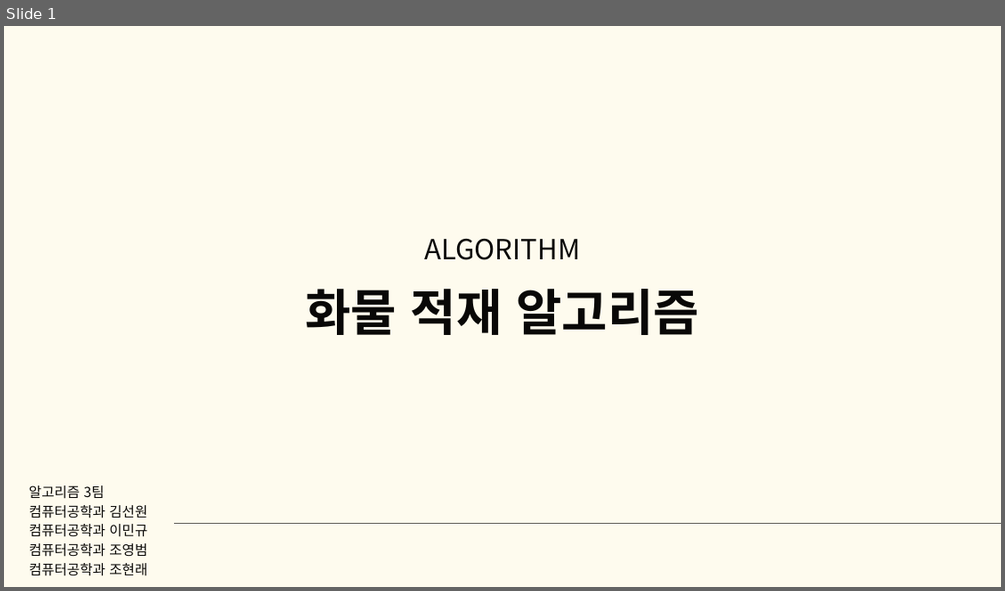
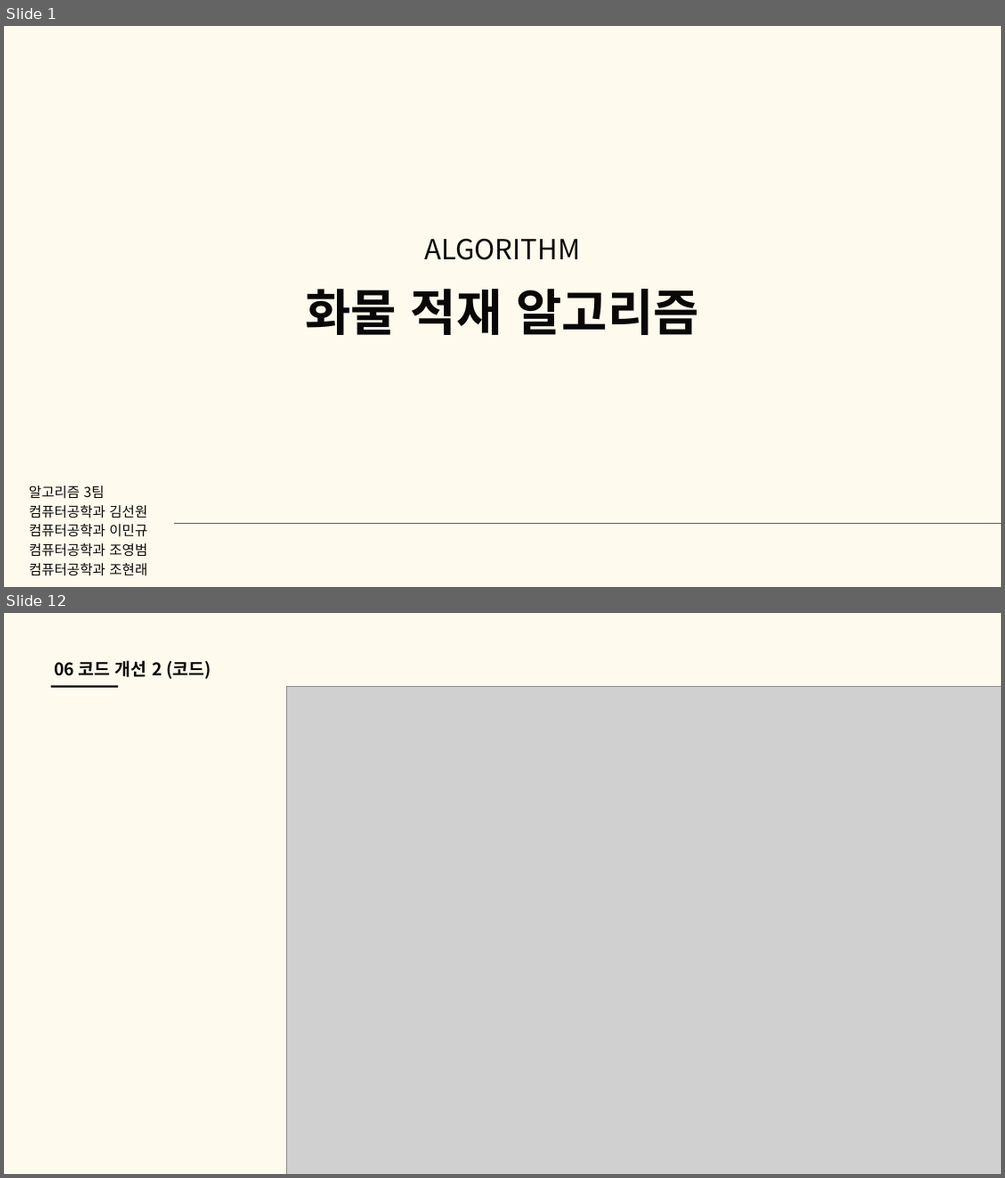
Before and after one commit to good-thing/CargoDriver, a slide deck: 알고리즘 3팀 화물차 알고리즘.pptx. Shown one above the other, each under a label of ours: slide 1 before the commit, slides 1 and 12 after it; the slides between them are not shown. The pictures are 1005x591 and 1005x1178 pixels, drawn with LibreOffice and Linux fonts; fonts in the diff are those of the drawing; grey boxes stand for pictures. Boxes give left, top, right and bottom in pixels: in the first picture for what was removed or moved away, otherwise in the second. Text is boxed around its words. In the diff, an @@ line names an element or a change of style, - is before the commit and + after.

```diff
--- a/알고리즘 3팀 화물차 알고리즘.pptx
+++ b/알고리즘 3팀 화물차 알고리즘.pptx
@@ slide 12 added at [4, 613, 1001, 1174], background #FEFBEE @@
@@ text added at [55, 660, 210, 679], 25 pt, text #090807, bold @@
+06 코드 개선 2 (코드)
@@ line added from (51, 686) to (118, 686), #090807 3 pt @@
@@ picture added at [287, 686, 1001, 1174] @@
```
Also in this commit, not shown: 3 slides changed, 13 other slides added, 13 slides removed, 22 other files.
